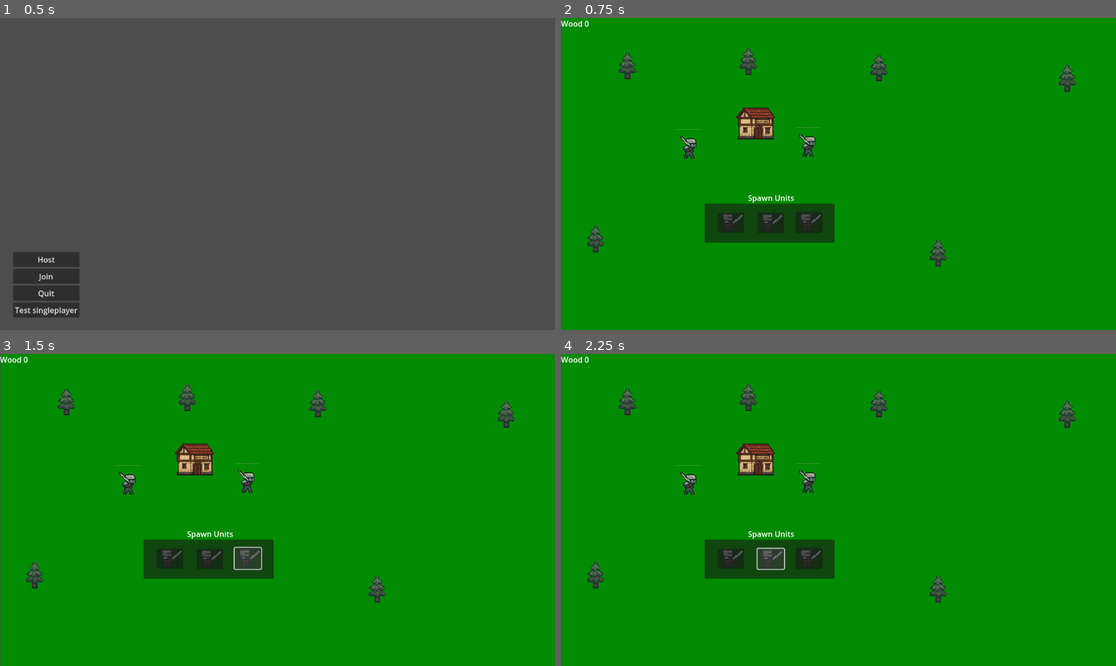
Above: before the commit, frames 1-4 (two rows, left to right).
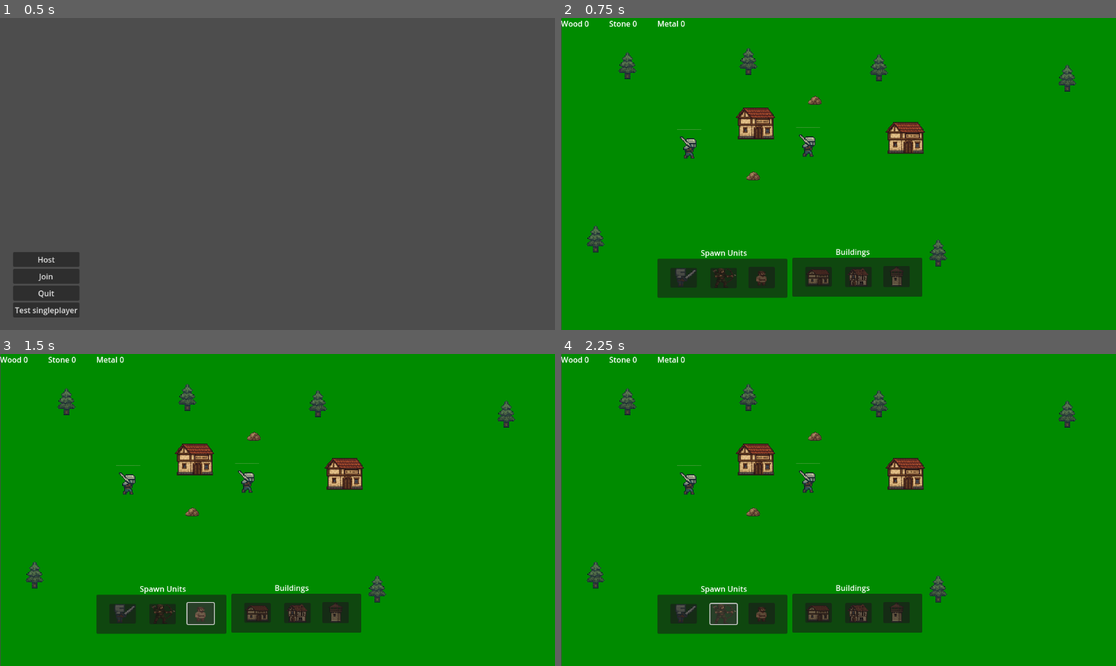
Above: after the commit, the same moments.

Repository: vili-00/rts-peli
Game: Godot game, scene res://main_menu.tscn
Same seed, same stepped clock (60 frames per second), same inputs: the game is played once before the commit and once after it.
Inputs (mouse positions are in pixels of both pictures, inside the frame that each line leads up to; where the layout moved, square brackets give the same spot in the first picture):
- Up to frame 1 (0.5 s): no input
- Up to frame 2 (0.75 s): click "Test singleplayer" at 0.5 s
- Up to frame 3 (1.5 s): click (199, 612) [249, 559] at 1.25 s
- Up to frame 4 (2.25 s): click (721, 612) [771, 559] at 2 s

Frame 1 is identical in both runs. In frame 2, 9.9% of the frame differs, in the area x 8-66%, y 0-90%; in frame 3, 9.9%; in frame 4, 9.9%.

Commit message:
rakennus valikko, lisää resursseja

Diff:
--- /dev/null
+++ b/Global/PlacementManager.tscn
@@ -0,0 +1,6 @@
+[gd_scene load_steps=2 format=3 uid="uid://b2i7d1jwf7yl3"]
+
+[ext_resource type="Script" uid="uid://bvhw83v7aghxq" path="res://Global/placement_manager.gd" id="1_hdi8g"]
+
+[node name="PlacementManager" type="Node2D"]
+script = ExtResource("1_hdi8g")
--- /dev/null
+++ b/Global/building_spawn_menu.gd
@@ -0,0 +1,69 @@
+extends Node2D
+
+@onready var soldier_scene = preload("res://units/Unit.tscn")
+@onready var barracks_scene = preload("res://buildings/Barracks.tscn")
+var rng = RandomNumberGenerator.new()
+
+# State for placement
+var placing_unit_type: PackedScene = null
+var placing: bool = false
+
+func _ready() -> void:
+	rng.randomize()
+
+
+# Call this from your building script, passing screen coords (Vector2)
+func show_menu(menu_pos: Vector2) -> void:
+	position = menu_pos
+	visible = true
+	placing = false
+	placing_unit_type = null
+
+# Button signal: pick “soldier” to place
+
+# You can add more buttons: Worker, Ranged, etc., same pattern
+# func _on_Button_Worker_pressed() -> void:
+#     placing_unit_type = worker_scene; placing = true; visible = false
+
+# Catch the next click anywhere
+func _unhandled_input(event: InputEvent) -> void:
+	if not placing:
+		return
+
+	if Input.is_action_just_pressed("LeftClick"):
+
+		# 1) compute world position from screen click
+		var cam = get_viewport().get_camera_2d()
+		var world_pos = get_global_mouse_position()
+
+		# 2) actually spawn the unit
+		_spawn_unit(placing_unit_type, world_pos)
+
+		# 3) reset state
+		placing = false
+		placing_unit_type = null
+
+# Your existing spawn logic, slightly refactored
+func _spawn_unit(scene: PackedScene, at_pos: Vector2) -> void:
+	var unit = scene.instantiate()
+	# add a small random offset
+	var rx = rng.randf_range(-20.0, 20.0)
+	var ry = rng.randf_range(-100.0, -50.0)
+	unit.position = at_pos + Vector2(rx, ry)
+
+	#if Game.wood > 0:
+	var units_parent = get_tree().root.get_node("World/Units")
+	units_parent.add_child(unit)
+	get_tree().root.get_node("World").get_units()
+	print("Spawned at ", unit.position)
+
+
+func _on_button_5_pressed() -> void:
+	#visible = false      # hide menu
+	placing_unit_type = soldier_scene
+	placing = true
+
+
+func _on_button_7_pressed() -> void:
+	placing_unit_type = barracks_scene
+	placing = true
--- /dev/null
+++ b/Global/building_spawn_menu.tscn
@@ -0,0 +1,67 @@
+[gd_scene load_steps=5 format=3 uid="uid://wa1btajymat1"]
+
+[ext_resource type="Script" uid="uid://bd5tg43xac3b2" path="res://Global/building_spawn_menu.gd" id="1_fe4yh"]
+[ext_resource type="Texture2D" uid="uid://7i2ll34lyh0u" path="res://assets/barracks.png" id="2_fe4yh"]
+[ext_resource type="Texture2D" uid="uid://nc61unppthoy" path="res://assets/house.png" id="3_8k4j6"]
+[ext_resource type="Texture2D" uid="uid://fug0wxrf82t1" path="res://assets/watchtower.png" id="4_8k4j6"]
+
+[node name="building_SpawnMenu" type="Node2D"]
+top_level = true
+visibility_layer = 16
+script = ExtResource("1_fe4yh")
+
+[node name="Panel" type="Panel" parent="."]
+offset_right = 270.0
+offset_bottom = 81.0
+metadata/_edit_use_anchors_ = true
+
+[node name="Label" type="Label" parent="."]
+offset_left = 90.0
+offset_top = -24.0
+offset_right = 187.0
+offset_bottom = -1.0
+text = "Buildings"
+metadata/_edit_use_anchors_ = true
+
+[node name="Button5" type="Button" parent="."]
+z_index = 10
+offset_left = 189.0
+offset_top = 17.0
+offset_right = 244.0
+offset_bottom = 61.0
+metadata/_edit_use_anchors_ = true
+
+[node name="Sprite2D" type="Sprite2D" parent="."]
+position = Vector2(54, 39)
+scale = Vector2(0.06, 0.05)
+texture = ExtResource("2_fe4yh")
+
+[node name="Sprite2D2" type="Sprite2D" parent="."]
+position = Vector2(137, 40)
+scale = Vector2(0.06125, 0.0458985)
+texture = ExtResource("3_8k4j6")
+
+[node name="Sprite2D3" type="Sprite2D" parent="."]
+position = Vector2(217, 39)
+scale = Vector2(0.06, 0.05)
+texture = ExtResource("4_8k4j6")
+
+[node name="Button6" type="Button" parent="."]
+z_index = 10
+offset_left = 110.0
+offset_top = 19.0
+offset_right = 165.0
+offset_bottom = 61.0
+metadata/_edit_use_anchors_ = true
+
+[node name="Button7" type="Button" parent="."]
+z_index = 10
+offset_left = 27.0
+offset_top = 19.0
+offset_right = 82.0
+offset_bottom = 60.0
+metadata/_edit_use_anchors_ = true
+
+[connection signal="pressed" from="Button5" to="." method="_on_button_5_pressed"]
+[connection signal="pressed" from="Button6" to="." method="_on_button_3_pressed"]
+[connection signal="pressed" from="Button7" to="." method="_on_button_7_pressed"]
--- a/Global/game.gd
+++ b/Global/game.gd
@@ -1,3 +1,5 @@
 extends Node
 
 var wood = 0
+var stone = 0
+var metal = 0
--- /dev/null
+++ b/Global/placement_manager.gd
@@ -0,0 +1,44 @@
+# PlacementManager.gd
+extends Node2D
+
+var unit_to_place: String = ""
+var ghost: Sprite2D
+const barracksUrl: String = "res://assets/barracks.png"
+
+func _ready() -> void:
+	# get your SpawnMenu singleton or node
+	var menu = get_node("/root/SpawnMenu")
+	menu.connect("place_requested", Callable(self, "_on_place_requested"))
+
+	# if you want a ghost sprite that follows the mouse
+	ghost = $GhostSprite
+	ghost.visible = false
+
+func _process(_delta: float) -> void:
+	if unit_to_place != "":
+		var mpos = get_viewport().get_mouse_position()
+		var world_pos = get_viewport().get_camera_2d().screen_to_world(mpos)
+		ghost.global_position = world_pos
+
+func _on_place_requested(unit_type: String) -> void:
+	unit_to_place = unit_type
+	# show & configure ghost
+	ghost.texture = preload(barracksUrl)
+	ghost.visible = true
+
+func _unhandled_input(event: InputEvent) -> void:
+	if unit_to_place == "":
+		return   # nothing to place
+
+	if Input.is_action_just_released("LeftClick"):
+
+		# 1) figure out where in the world you clicked
+		var cam = get_viewport().get_camera_2d()
+		var world_pos = cam.screen_to_world(event.position)
+
+		# 2) actually spawn your unit there
+		SpawnMenu.spawnUnit(world_pos)
+
+		# 3) clear placement state
+		unit_to_place = ""
+		ghost.visible = false
--- a/Global/spawn_menu.gd
+++ b/Global/spawn_menu.gd
@@ -3,9 +3,18 @@
 @onready var unit = preload("res://units/Unit.tscn")
 var buildingPosition = Vector2(100,100)
 
-# Called when the node enters the scene tree for the first time.
-func _ready() -> void:
-	pass # Replace with function body.
+var rng = RandomNumberGenerator.new()
+
+func _ready():
+	pass
+
+func showMenu(menuPos):
+	SpawnMenu.position = menuPos
+	SpawnMenu.visible = true
+	print("showmenu")
+
+
+
 
 
 # Called every frame. 'delta' is the elapsed time since the previous frame.
@@ -14,22 +23,48 @@
 
 
 func _on_button_pressed() -> void:
-	spawnUnit(unit, buildingPosition)
+	spawnUnit(buildingPosition)
+
 
 
 func _on_button_3_pressed() -> void:
-	spawnUnit(unit, buildingPosition)
+	spawnUnit(buildingPosition)
 
 
 func _on_button_4_pressed() -> void:
-	spawnUnit(unit, buildingPosition)
+	spawnUnit(buildingPosition)
 
 
-func spawnUnit(unitType, position):
+func spawnUnit(spawnPosition):
+	var unitType = unit
+	print(spawnPosition)
 	var pathToUnits = get_tree().get_root().get_node("World/Units")
 	var createdUnit = unitType.instantiate()
-	createdUnit.position = position
+	var pathToWorld = get_tree().get_root().get_node("World")
+	var randomX = rng.randf_range(-20.0, 20.0)
+	var randomY = rng.randf_range(-100.0, -50.0)
+	spawnPosition = spawnPosition +Vector2(randomX, randomY)
+	createdUnit.position = spawnPosition
+
 
 	if(Game.wood > 0):
 		pathToUnits.add_child(createdUnit)
+		pathToWorld.get_units()
 		print("spawned")
+
+func spawnUnitRanged(unitType, spawnPosition):
+	print(unitType)
+	print(spawnPosition)
+	var pathToUnits = get_tree().get_root().get_node("World/Units")
+	var createdUnit = unitType.instantiate()
+	var pathToWorld = get_tree().get_root().get_node("World")
+	var randomX = rng.randf_range(-20.0, 20.0)
+	var randomY = rng.randf_range(-20.0, 20.0)
+	spawnPosition = spawnPosition +Vector2(randomX, randomY)
+	createdUnit.position = spawnPosition
+
+
+	if(Game.wood > 0):
+		pathToUnits.add_child(createdUnit)
+		pathToWorld.get_units()
+		print("spawned")
--- a/Global/spawn_menu.tscn
+++ b/Global/spawn_menu.tscn
@@ -1,14 +1,19 @@
-[gd_scene load_steps=3 format=3 uid="uid://dspe8g1580nei"]
+[gd_scene load_steps=5 format=3 uid="uid://dspe8g1580nei"]
 
 [ext_resource type="Script" uid="uid://dnvivcdmioo3i" path="res://Global/spawn_menu.gd" id="1_foktu"]
 [ext_resource type="Texture2D" uid="uid://caexxtaupajll" path="res://assets/knight_standing.png" id="1_qxyj7"]
+[ext_resource type="Texture2D" uid="uid://cfeefvq68iyh" path="res://assets/archer.png" id="3_la447"]
+[ext_resource type="Texture2D" uid="uid://b0t2i5msch5nc" path="res://assets/villager.png" id="4_0boue"]
 
 [node name="SpawnMenu" type="Node2D"]
+top_level = true
+visibility_layer = 16
 script = ExtResource("1_foktu")
 
 [node name="Panel" type="Panel" parent="."]
 offset_right = 270.0
 offset_bottom = 81.0
+metadata/_edit_use_anchors_ = true
 
 [node name="Label" type="Label" parent="."]
 offset_left = 90.0
@@ -16,6 +21,7 @@
 offset_right = 187.0
 offset_bottom = -1.0
 text = "Spawn Units"
+metadata/_edit_use_anchors_ = true
 
 [node name="Button" type="Button" parent="."]
 z_index = 10
@@ -23,6 +29,7 @@
 offset_top = 17.0
 offset_right = 244.0
 offset_bottom = 61.0
+metadata/_edit_use_anchors_ = true
 
 [node name="Sprite2D" type="Sprite2D" parent="."]
 position = Vector2(56, 38)
@@ -30,14 +37,14 @@
 texture = ExtResource("1_qxyj7")
 
 [node name="Sprite2D2" type="Sprite2D" parent="."]
-position = Vector2(138, 39)
-scale = Vector2(0.06, 0.05)
-texture = ExtResource("1_qxyj7")
+position = Vector2(138.64, 40)
+scale = Vector2(0.06125, 0.0429688)
+texture = ExtResource("3_la447")
 
 [node name="Sprite2D3" type="Sprite2D" parent="."]
-position = Vector2(218, 38)
-scale = Vector2(0.06, 0.05)
-texture = ExtResource("1_qxyj7")
+position = Vector2(218, 40)
+scale = Vector2(0.0534375, 0.0347656)
+texture = ExtResource("4_0boue")
 
 [node name="Button3" type="Button" parent="."]
 z_index = 10
@@ -45,6 +52,7 @@
 offset_top = 19.0
 offset_right = 165.0
 offset_bottom = 61.0
+metadata/_edit_use_anchors_ = true
 
 [node name="Button4" type="Button" parent="."]
 z_index = 10
@@ -52,6 +60,7 @@
 offset_top = 19.0
 offset_right = 82.0
 offset_bottom = 60.0
+metadata/_edit_use_anchors_ = true
 
 [connection signal="pressed" from="Button" to="." method="_on_button_pressed"]
 [connection signal="pressed" from="Button3" to="." method="_on_button_3_pressed"]
--- a/UI/ui.gd
+++ b/UI/ui.gd
@@ -1,6 +1,12 @@
 extends CanvasLayer
 
 @onready var label = $Label
+@onready var label2 = $Label2
+@onready var label3 = $Label3
+@onready var label4 = $Label4
 
 func _process(delta):
 	label.text = "Wood " + str(Game.wood)
+	label2.text = "Stone " + str(Game.stone)
+	label3.text = "Metal " + str(Game.metal)
+	#label4.text = "Units " + str(Game.wood)
--- a/UI/ui.tscn
+++ b/UI/ui.tscn
@@ -14,3 +14,18 @@
 [node name="Label" type="Label" parent="."]
 offset_right = 40.0
 offset_bottom = 23.0
+
+[node name="Label2" type="Label" parent="."]
+offset_left = 100.0
+offset_right = 140.0
+offset_bottom = 23.0
+
+[node name="Label3" type="Label" parent="."]
+offset_left = 200.0
+offset_right = 240.0
+offset_bottom = 23.0
+
+[node name="Label4" type="Label" parent="."]
+offset_left = 300.0
+offset_right = 340.0
+offset_bottom = 23.0
--- a/buildings/barracks.gd
+++ b/buildings/barracks.gd
@@ -1,20 +1,38 @@
 extends StaticBody2D
 
 var mouseOvelap = false
-@onready var select = get_node("SelectionBox")
 var selection = false
-@export var selected = false
-@onready var box = get_node("Box")
+var spawnMenu
 
 # Called when the node enters the scene tree for the first time.
 func _ready() -> void:
-	pass # Replace with function body.
+	spawnMenu = get_node("/root/SpawnMenu")
 
 
 # Called every frame. 'delta' is the elapsed time since the previous frame.
 func _process(delta: float) -> void:
 	pass
 
-func set_selected(value):
-	box.visible = value
-	selected = value
+
+func _on_input_event(viewport: Viewport, event: InputEvent, shape_idx: int) -> void:
+	if event.is_action_pressed("LeftClick"):
+		if mouseOvelap:
+			selection = !selection
+			if selection:
+				spawnMenu.showMenu(position)
+				print("mouseovelap spawn units")
+				spawnMenu.spawnUnit(position)
+
+		if !mouseOvelap:
+			selection = false
+
+
+
+
+func _on_mouse_entered() -> void:
+	print("overlap")
+	mouseOvelap = true
+
+
+func _on_mouse_exited() -> void:
+	mouseOvelap = false
--- a/buildings/barracks.tscn
+++ b/buildings/barracks.tscn
@@ -6,16 +6,8 @@
 [sub_resource type="RectangleShape2D" id="RectangleShape2D_htohi"]
 size = Vector2(75, 68)
 
-[sub_resource type="StyleBoxFlat" id="StyleBoxFlat_lvdn7"]
-bg_color = Color(0.0745098, 0.643137, 0.901961, 0)
-draw_center = false
-border_width_left = 5
-border_width_top = 5
-border_width_right = 5
-border_width_bottom = 5
-border_color = Color(0.258475, 0.888637, 1, 1)
-
 [node name="Barracks" type="StaticBody2D"]
+input_pickable = true
 script = ExtResource("1_p1778")
 
 [node name="CollisionShape2D" type="CollisionShape2D" parent="."]
@@ -27,10 +19,8 @@
 scale = Vector2(0.1, 0.1)
 texture = ExtResource("2_chnri")
 
-[node name="SelectionBox" type="Panel" parent="."]
-visible = false
-offset_left = -44.0
-offset_top = -72.0
-offset_right = 45.0
-offset_bottom = 5.0
-theme_override_styles/panel = SubResource("StyleBoxFlat_lvdn7")
+[connection signal="input_event" from="." to="." method="_on_input_event"]
+[connection signal="mouse_entered" from="." to="." method="_on_mouse_entered"]
+[connection signal="mouse_exited" from="." to="." method="_on_mouse_exited"]
+[connection signal="mouse_shape_entered" from="." to="." method="_on_mouse_shape_entered"]
+[connection signal="mouse_shape_exited" from="." to="." method="_on_mouse_shape_exited"]
--- /dev/null
+++ b/objects/stone.gd
@@ -0,0 +1,44 @@
+extends StaticBody2D
+
+var totalTime = 5
+var currentTime = totalTime
+var units = 0
+@onready var bar = $ProgressBar
+@onready var timer = $Timer
+
+# Called when the node enters the scene tree for the first time.
+func _ready() -> void:
+	currentTime = totalTime
+	bar.max_value = totalTime
+
+
+# Called every frame. 'delta' is the elapsed time since the previous frame.
+func _process(delta: float) -> void:
+	bar.value = currentTime
+	if currentTime <= 0:
+		treeChopped()
+
+
+func _on_chop_area_body_entered(body: Node2D) -> void:
+	if "Unit" in body.name:
+		units += 1
+		startChopping()
+
+
+func _on_chop_area_body_exited(body: Node2D) -> void:
+		if "Unit" in body.name:
+			units -= 1
+		if units <= 0:
+			timer.stop()
+
+
+func _on_timer_timeout() -> void:
+	currentTime -= 1+units
+
+func startChopping():
+	timer.start()
+	bar.show()
+
+func treeChopped():
+	Game.stone += 1
+	queue_free()
--- /dev/null
+++ b/objects/stone.tscn
@@ -0,0 +1,51 @@
+[gd_scene load_steps=7 format=3 uid="uid://c74sm2vi1xmrq"]
+
+[ext_resource type="Script" uid="uid://mjm372sfb5qu" path="res://objects/stone.gd" id="1_1hiip"]
+[ext_resource type="Texture2D" uid="uid://db3vi8sat40no" path="res://assets/rock.png" id="2_1hiip"]
+
+[sub_resource type="RectangleShape2D" id="RectangleShape2D_jelwg"]
+size = Vector2(14.3125, 12.75)
+
+[sub_resource type="CircleShape2D" id="CircleShape2D_uhnp5"]
+radius = 20.025
+
+[sub_resource type="StyleBoxFlat" id="StyleBoxFlat_vfq2i"]
+
+[sub_resource type="StyleBoxFlat" id="StyleBoxFlat_t57uo"]
+bg_color = Color(0.809686, 0.537176, 3.85046e-07, 1)
+
+[node name="Stone" type="StaticBody2D"]
+script = ExtResource("1_1hiip")
+
+[node name="CollisionShape2D" type="CollisionShape2D" parent="."]
+position = Vector2(0, -5)
+shape = SubResource("RectangleShape2D_jelwg")
+
+[node name="chopArea" type="Area2D" parent="."]
+
+[node name="CollisionShape2D" type="CollisionShape2D" parent="chopArea"]
+position = Vector2(0, -2)
+shape = SubResource("CircleShape2D_uhnp5")
+
+[node name="Rock" type="Sprite2D" parent="."]
+position = Vector2(-5.96046e-08, -7)
+scale = Vector2(0.0392676, 0.0331641)
+texture = ExtResource("2_1hiip")
+
+[node name="Timer" type="Timer" parent="."]
+
+[node name="ProgressBar" type="ProgressBar" parent="."]
+visible = false
+offset_left = -14.0
+offset_top = -63.0
+offset_right = 14.0
+offset_bottom = -57.0
+theme_override_styles/background = SubResource("StyleBoxFlat_vfq2i")
+theme_override_styles/fill = SubResource("StyleBoxFlat_t57uo")
+max_value = 5.0
+value = 5.0
+show_percentage = false
+
+[connection signal="body_entered" from="chopArea" to="." method="_on_chop_area_body_entered"]
+[connection signal="body_exited" from="chopArea" to="." method="_on_chop_area_body_exited"]
+[connection signal="timeout" from="Timer" to="." method="_on_timer_timeout"]
--- a/project.godot
+++ b/project.godot
@@ -18,6 +18,7 @@
 [autoload]
 
 Game="*res://Global/game.gd"
+SpawnMenu="*res://Global/spawn_menu.gd"
 
 [input]
 
--- a/world.gd
+++ b/world.gd
@@ -5,17 +5,15 @@
 
 # Called when the node enters the scene tree for the first time.
 func _ready():
-	units = get_tree().get_nodes_in_group("units")
+	get_units()
 	print(units)
-
-
 
 # Called every frame. 'delta' is the elapsed time since the previous frame.
 func _process(delta):
 	pass
 
 func _on_area_selected(object):
-	units = get_tree().get_nodes_in_group("units")
+	get_units()
 	var start = object.start
 	var end = object.end
 	var area = []
@@ -31,10 +29,14 @@
 
 func get_units_in_area(area):
 	var u = []
-	print("asw")
+	print("get units in area")
 	for unit in units:
 		if unit.position.x > area[0].x and unit.position.x < area[1].x:
 			if unit.position.y > area[0].y and unit.position.y < area[1].y:
 				u.append(unit)
-				print("2")
+				print("success")
 	return u
+
+func get_units():
+	units = null
+	units = get_tree().get_nodes_in_group("units")
--- a/world.tscn
+++ b/world.tscn
@@ -1,12 +1,14 @@
-[gd_scene load_steps=8 format=3 uid="uid://syitjs03vshp"]
+[gd_scene load_steps=10 format=3 uid="uid://syitjs03vshp"]
 
 [ext_resource type="Script" uid="uid://d0smpenwo77vp" path="res://UI/camera.gd" id="1_f3sb7"]
 [ext_resource type="Script" uid="uid://tqocc47qf28" path="res://world.gd" id="1_tlwt5"]
 [ext_resource type="PackedScene" uid="uid://cusm14sohg3t8" path="res://units/Unit.tscn" id="2_fj7yv"]
 [ext_resource type="PackedScene" uid="uid://cm521dvj54bqo" path="res://objects/tree.tscn" id="4_aqk2v"]
 [ext_resource type="PackedScene" uid="uid://dlcv6m5il8721" path="res://UI/ui.tscn" id="5_036b0"]
+[ext_resource type="PackedScene" uid="uid://c74sm2vi1xmrq" path="res://objects/stone.tscn" id="5_gbfbk"]
 [ext_resource type="PackedScene" uid="uid://mfdd2eqywgno" path="res://buildings/barracks.tscn" id="6_dwbse"]
 [ext_resource type="PackedScene" uid="uid://dspe8g1580nei" path="res://Global/spawn_menu.tscn" id="7_pkg7o"]
+[ext_resource type="PackedScene" uid="uid://wa1btajymat1" path="res://Global/building_spawn_menu.tscn" id="8_ioo17"]
 
 [node name="World" type="Node2D"]
 script = ExtResource("1_tlwt5")
@@ -14,6 +16,8 @@
 [node name="ColorRect" type="ColorRect" parent="."]
 offset_right = 3000.0
 offset_bottom = 2000.0
+scale = Vector2(1.16313, 1.45037)
+mouse_filter = 1
 color = Color(1.29953e-06, 0.545258, 9.62615e-08, 1)
 
 [node name="Camera" type="Camera2D" parent="."]
@@ -49,7 +53,19 @@
 [node name="Tree6" parent="Objects" instance=ExtResource("4_aqk2v")]
 position = Vector2(782, 516)
 
+[node name="Stone" parent="Objects" instance=ExtResource("5_gbfbk")]
+position = Vector2(526, 179)
+
+[node name="Stone2" parent="Objects" instance=ExtResource("5_gbfbk")]
+position = Vector2(398, 336)
+
 [node name="UI" parent="." instance=ExtResource("5_036b0")]
+
+[node name="SpawnMenu" parent="UI" instance=ExtResource("7_pkg7o")]
+position = Vector2(200, 500)
+
+[node name="building_SpawnMenu" parent="UI" instance=ExtResource("8_ioo17")]
+position = Vector2(480, 498)
 
 [node name="Buildings" type="Node2D" parent="."]
 y_sort_enabled = true
@@ -57,5 +73,8 @@
 [node name="Barracks" parent="Buildings" instance=ExtResource("6_dwbse")]
 position = Vector2(403, 253)
 
-[node name="SpawnMenu" parent="." instance=ExtResource("7_pkg7o")]
-position = Vector2(297, 387)
+[node name="Barracks2" parent="Buildings" instance=ExtResource("6_dwbse")]
+position = Vector2(714, 283)
+
+[connection signal="mouse_entered" from="Buildings/Barracks" to="." method="_on_barracks_mouse_entered"]
+[connection signal="mouse_entered" from="Buildings/Barracks2" to="." method="_on_barracks_mouse_entered"]
Not shown, added: Global/building_spawn_menu.gd.uid
Not shown, added: Global/placement_manager.gd.uid
Binary file added: assets/archer.png
Not shown, added: assets/archer.png.import
Binary file added: assets/villager.png
Not shown, added: assets/villager.png.import
Not shown: 1 places in buildings/barracks.tscn that only renumber resources
Not shown, added: objects/stone.gd.uid
